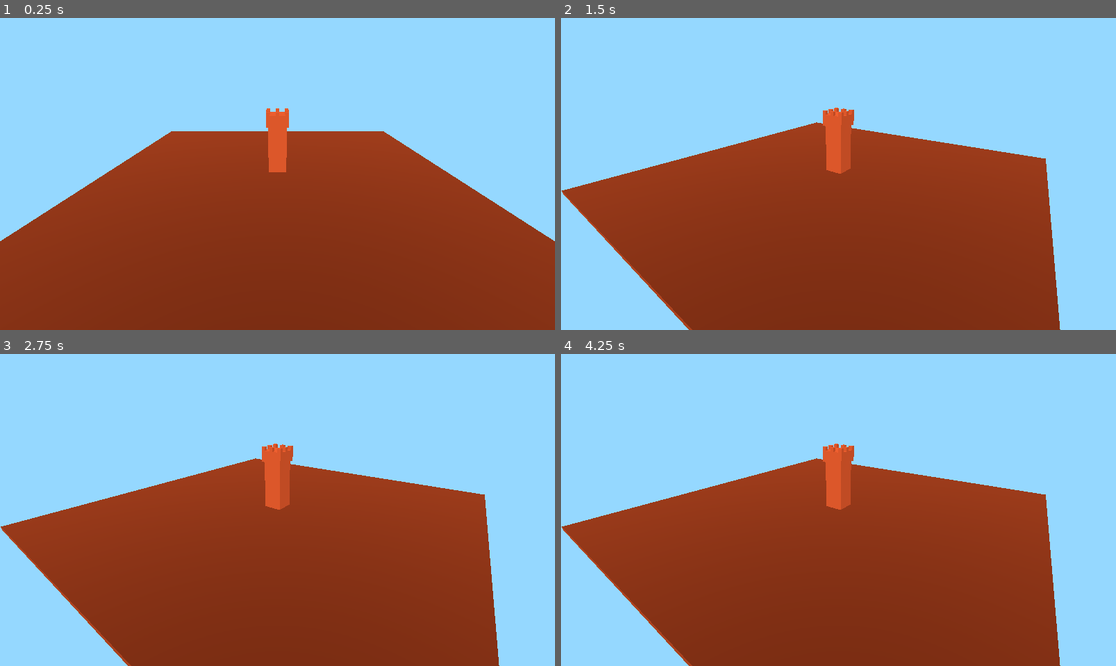
Above: before the commit, frames 1-4 (two rows, left to right).
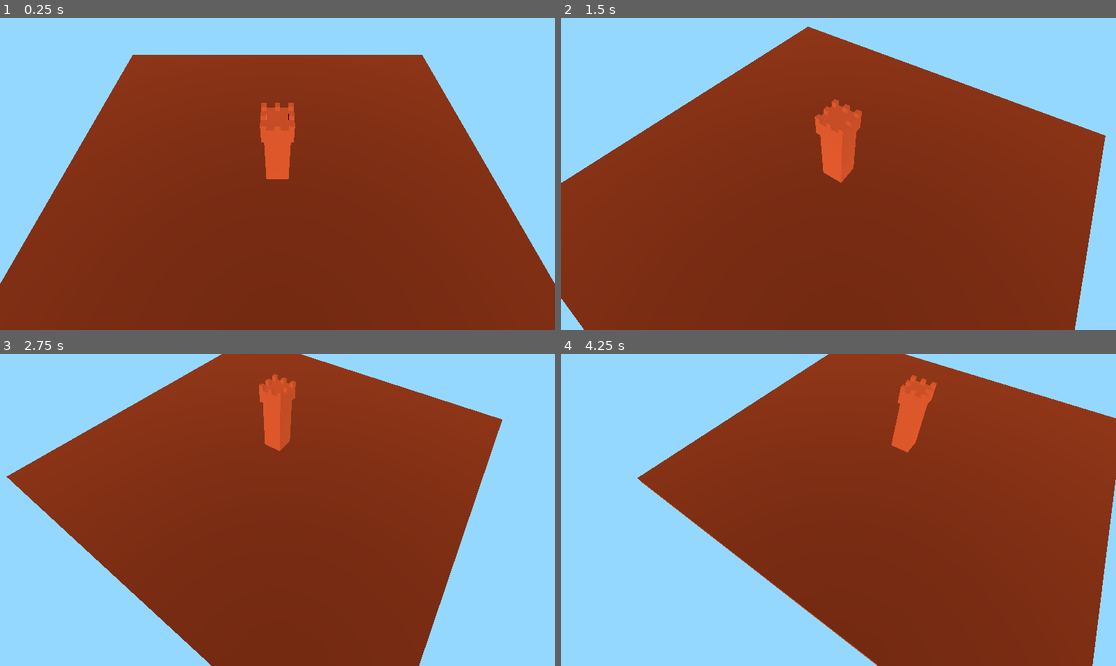
Above: after the commit, the same moments.

Repository: mjviljan/godot4-3d-camera-movement-template
Game: Godot game, scene res://World.tscn
The game is run twice, just before and just after one commit, with the same random seed, the same clock (stepped at 60 frames per second) and the same inputs.
Inputs:
- Up to frame 1 (0.25 s): no input
- Up to frame 2 (1.5 s): tap Enter at 0.5 s; hold E (ui_camera_rotate_ccw) 0.53-1.28 s; tap Q (ui_camera_rotate_cw) at 0.8, 1.35 s
- Up to frame 3 (2.75 s): tap S (ui_camera_move_backward, bound only after the commit) at 1.55 s; tap Space at 2 s; hold S (ui_camera_move_backward, bound only after the commit) from 2.03 s (still down); tap W (ui_camera_move_forward, bound only after the commit) at 2.3 s
- Up to frame 4 (4.25 s): release S (ui_camera_move_backward, bound only after the commit) at 2.78 s; tap W (ui_camera_move_forward, bound only after the commit) at 2.85 s; tap A (ui_camera_move_left, bound only after the commit) at 3.05 s; tap Enter at 3.5 s; hold A (ui_camera_move_left, bound only after the commit) from 3.53 s (still down); tap D (ui_camera_move_right, bound only after the commit) at 3.8 s

The runs differ from the first frame. In frame 1, 24% of the frame differs, in the area x 0-100%, y 11-86%; in frame 2, 31%; in frame 3, 40%; in frame 4, 49%, in the area x 0-100%, y 0-100%.

Commit message:
Add movement of the camera on the horizontal plane

Diff:
--- a/World.tscn
+++ b/World.tscn
@@ -31,7 +31,7 @@
 material = SubResource("ORMMaterial3D_74uph")
 
 [node name="Camera" type="Camera3D" parent="." node_paths=PackedStringArray("target")]
-transform = Transform3D(1, 0, 0, 0, 1, 0, 0, 0, 1, 0, 30, 70)
+transform = Transform3D(1, 0, 0, 0, 1, 0, 0, 0, 1, 0, 50, 35)
 fov = 62.247
 script = ExtResource("1_y6do3")
 target = NodePath("../CameraTarget")
--- a/camera.gd
+++ b/camera.gd
@@ -2,10 +2,31 @@
 
 @export var target : Node3D;
 
+const CAMERA_MOVEMENT_SPEED = 50;
+var distanceFromCamera: Vector3;
+
+func _ready():
+	distanceFromCamera = position;
+
 func _process(delta):
+	var movement = Vector3.ZERO;
+
 	if Input.is_action_pressed("ui_camera_rotate_cw"):
-		position = position.rotated(Vector3.UP, -delta);
+		distanceFromCamera = distanceFromCamera.rotated(Vector3.UP, -delta);
 	if Input.is_action_pressed("ui_camera_rotate_ccw"):
-		position = position.rotated(Vector3.UP, delta);
+		distanceFromCamera = distanceFromCamera.rotated(Vector3.UP, delta);
+	if Input.is_action_pressed("ui_camera_move_forward"):
+		movement = position.direction_to(target.position) * delta * CAMERA_MOVEMENT_SPEED;
+	if Input.is_action_pressed("ui_camera_move_backward"):
+		movement = position.direction_to(target.position) * delta * CAMERA_MOVEMENT_SPEED * -1;
+	if Input.is_action_pressed("ui_camera_move_left"):
+		movement = position.direction_to(target.position) * delta * CAMERA_MOVEMENT_SPEED;
+		movement = movement.rotated(Vector3.UP, PI / 2);
+	if Input.is_action_pressed("ui_camera_move_right"):
+		movement = position.direction_to(target.position) * delta * CAMERA_MOVEMENT_SPEED;
+		movement = movement.rotated(Vector3.UP, -PI / 2);
 
+	movement.y = 0
+	target.position += movement;
+	position = target.position + distanceFromCamera;
 	look_at(target.position)
--- a/project.godot
+++ b/project.godot
@@ -28,3 +28,23 @@
 "events": [Object(InputEventKey,"resource_local_to_scene":false,"resource_name":"","device":-1,"window_id":0,"alt_press …(192 unchanged characters)…
 ]
 }
+ui_camera_move_forward={
+"deadzone": 0.5,
+"events": [Object(InputEventKey,"resource_local_to_scene":false,"resource_name":"","device":-1,"window_id":0,"alt_pressed":false,"shift_pressed":false,"ctrl_pressed":false,"meta_pressed":false,"pressed":false,"keycode":0,"physical_keycode":87,"key_label":0,"unicode":119,"location":0,"echo":false,"script":null)
+]
+}
+ui_camera_move_left={
+"deadzone": 0.5,
+"events": [Object(InputEventKey,"resource_local_to_scene":false,"resource_name":"","device":-1,"window_id":0,"alt_pressed":false,"shift_pressed":false,"ctrl_pressed":false,"meta_pressed":false,"pressed":false,"keycode":0,"physical_keycode":65,"key_label":0,"unicode":97,"location":0,"echo":false,"script":null)
+]
+}
+ui_camera_move_backward={
+"deadzone": 0.5,
+"events": [Object(InputEventKey,"resource_local_to_scene":false,"resource_name":"","device":-1,"window_id":0,"alt_pressed":false,"shift_pressed":false,"ctrl_pressed":false,"meta_pressed":false,"pressed":false,"keycode":0,"physical_keycode":83,"key_label":0,"unicode":115,"location":0,"echo":false,"script":null)
+]
+}
+ui_camera_move_right={
+"deadzone": 0.5,
+"events": [Object(InputEventKey,"resource_local_to_scene":false,"resource_name":"","device":-1,"window_id":0,"alt_pressed":false,"shift_pressed":false,"ctrl_pressed":false,"meta_pressed":false,"pressed":false,"keycode":0,"physical_keycode":68,"key_label":0,"unicode":100,"location":0,"echo":false,"script":null)
+]
+}
